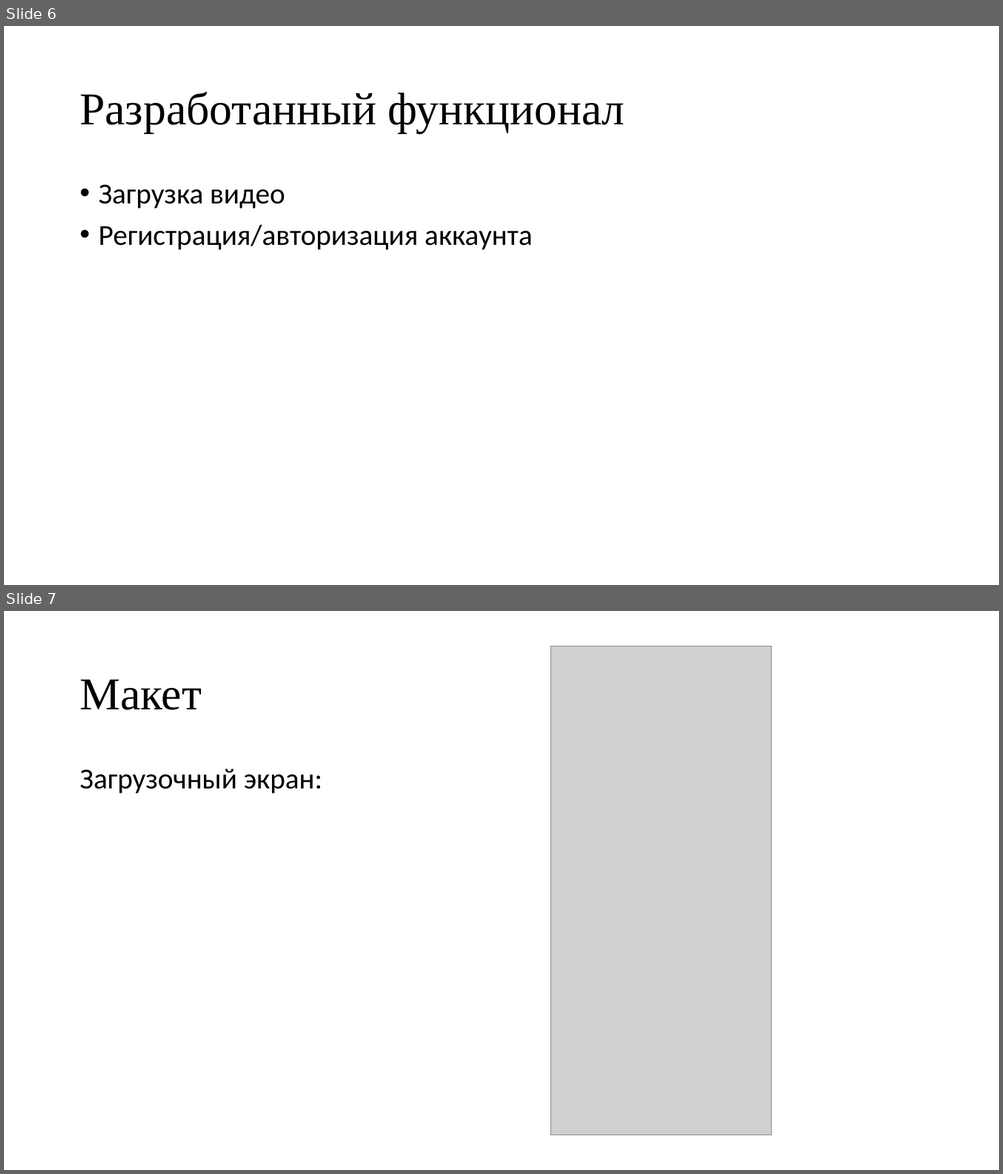
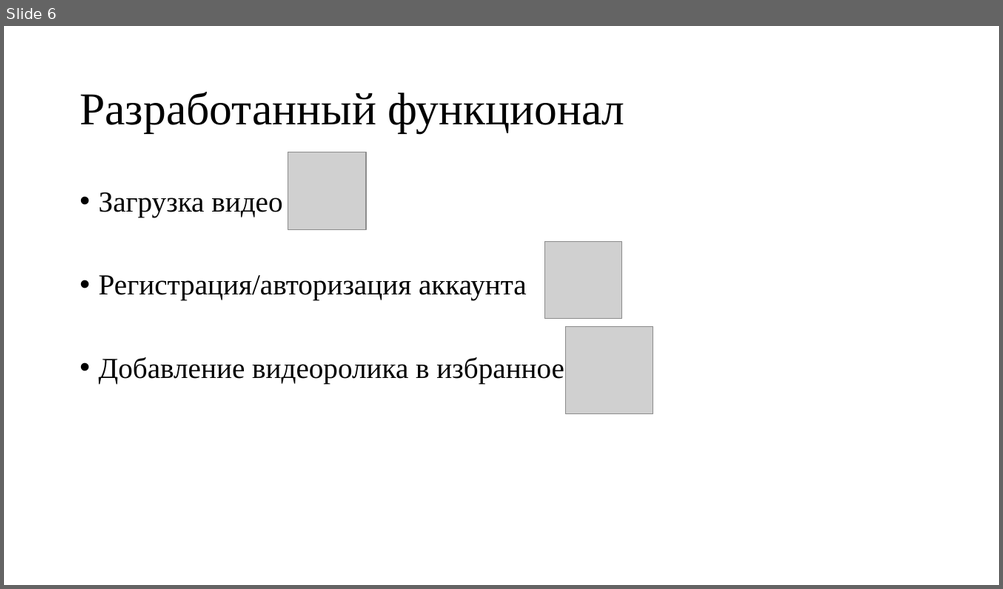
Before and after one commit to Shivronin/Cursa4, a slide deck: Презентация.pptx. Shown one above the other, each under a label of ours: slides 6 and 7 before the commit, slide 6 after it. The pictures are 1003x1174 and 1003x589 pixels, drawn with LibreOffice and Linux fonts; fonts in the diff are those of the drawing; grey boxes stand for pictures. Boxes give left, top, right and bottom in pixels: in the first picture for what was removed or moved away, otherwise in the second. Text is boxed around its words. In the diff, an @@ line names an element or a change of style, - is before the commit and + after.

```diff
--- a/Презентация.pptx
+++ b/Презентация.pptx
@@ slide 7 removed at bbox=[4, 611, 999, 1170], background #FFFFFF @@
@@ picture removed at bbox=[551, 646, 771, 1136] @@
@@ title removed at bbox=[79, 679, 202, 710] @@
-Макет
@@ text removed at bbox=[79, 769, 322, 794] @@
-Загрузочный экран:
@@ slide 6 changed as well @@
@@ picture added at bbox=[288, 152, 366, 230] @@
@@ text "Загрузка видео": place and size @@
-text "Загрузка видео" at bbox=[99, 184, 532, 250]
+text "Загрузка видео" at bbox=[99, 192, 564, 384]
@@ text at bbox=[99, 192, 526, 301]: font Calibri to Times New Roman in "Загрузка видео", "Регистрация/авторизация аккаунта" @@
@@ picture added at bbox=[545, 241, 622, 318] @@
@@ picture added at bbox=[566, 326, 653, 414] @@
@@ text at bbox=[99, 358, 564, 384]: paragraph added @@
+• Добавление видеоролика в избранное
```
Also in this commit, not shown: 4 other slides changed, 3 slides added, 5 other slides removed, 1 other file.
